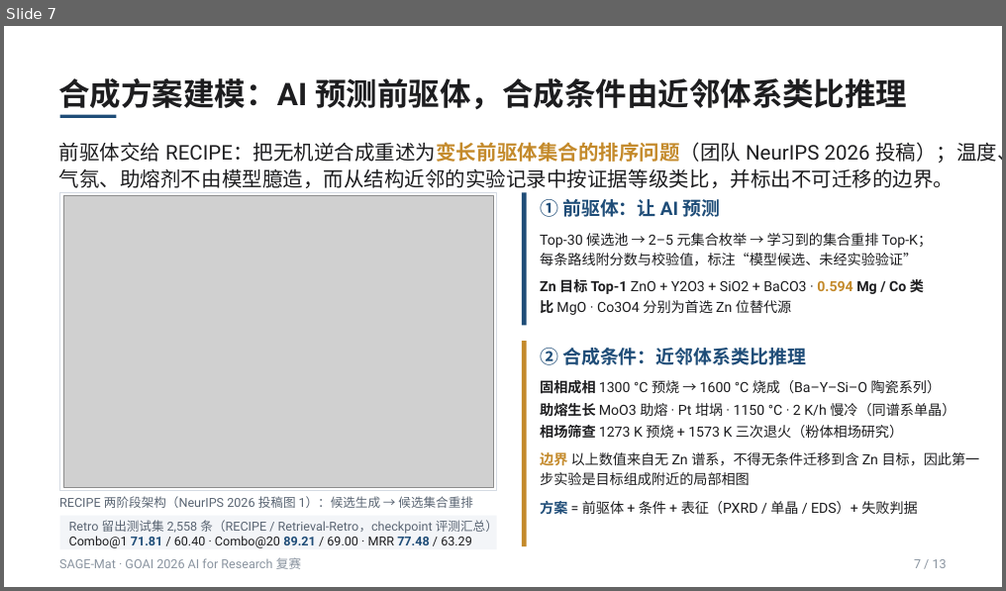
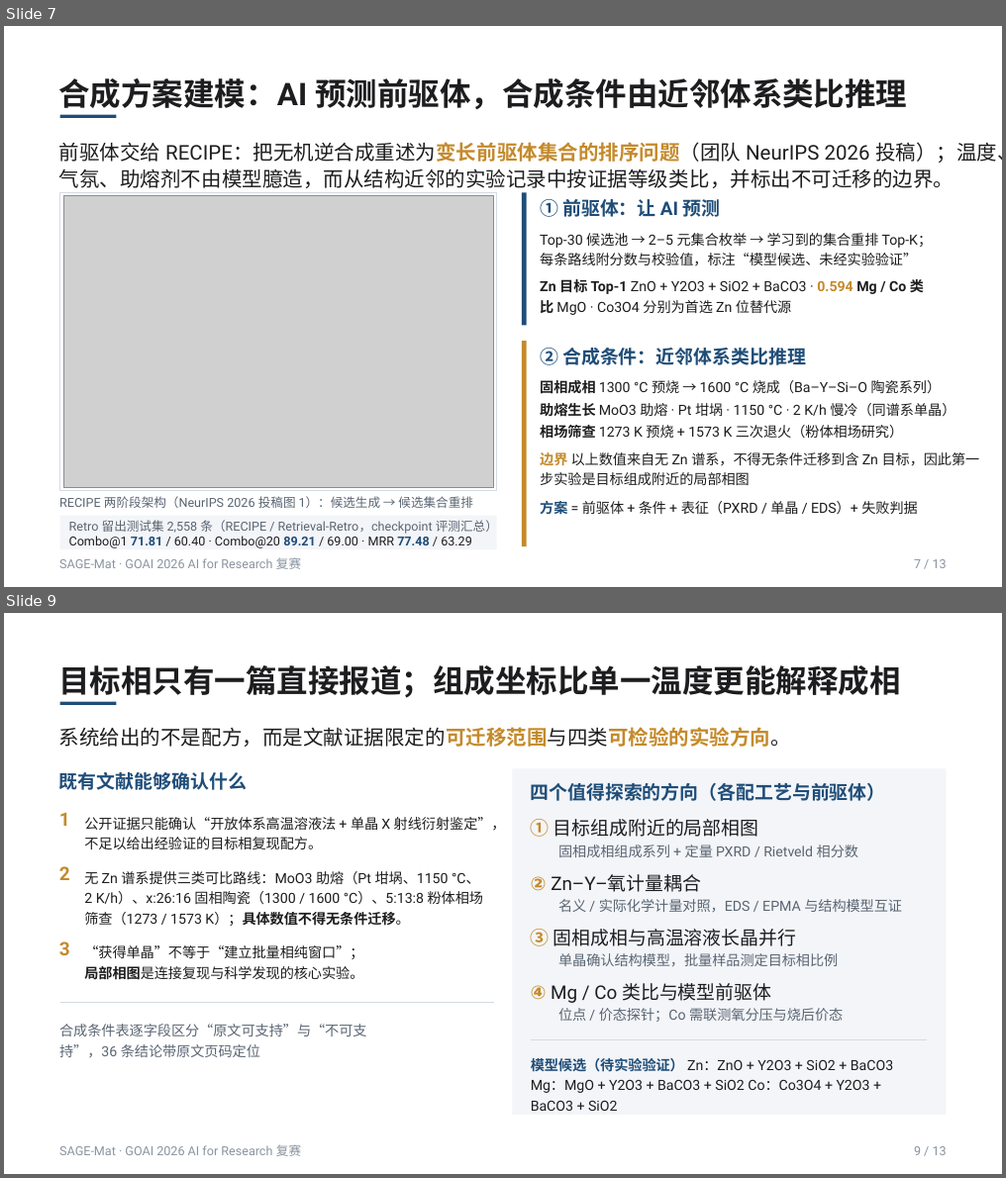
Before and after one commit to asimfish/goai_research, a slide deck: submission/方案说明PPT/SAGE-Mat_复赛方案说明.pptx. Shown one above the other, each under a label of ours: slide 7 before the commit, slides 7 and 9 after it; the slides between them are not shown. The pictures are 1006x591 and 1006x1178 pixels, drawn with LibreOffice and Linux fonts; fonts in the diff are those of the drawing; grey boxes stand for pictures. Boxes give left, top, right and bottom in pixels: in the first picture for what was removed or moved away, otherwise in the second. Text is boxed around its words. In the diff, an @@ line names an element or a change of style, - is before the commit and + after.

```diff
--- a/submission/方案说明PPT/SAGE-Mat_复赛方案说明.pptx
+++ b/submission/方案说明PPT/SAGE-Mat_复赛方案说明.pptx
@@ slide 9 added at [4,613,1002,1174], background #FFFFFF @@
@@ text added at [58,665,900,698], 30 pt, text #1D1D1F, bold @@
+目标相只有一篇直接报道；组成坐标比单一温度更能解释成相
@@ text added at [59,727,791,747], 19.5 pt, text #1D1D1F @@
+系统给出的不是配方，而是文献证据限定的可迁移范围与四类可检验的实验方向。
@@ rectangle added at [60,702,116,705], fill #1F4D78 @@
@@ group added at [59,772,506,1059]: 8 texts, 1 freeform shape @@
+既有文献能够确认什么
+1
+公开证据只能确认“开放体系高温溶液法 + 单晶 X 射线衍射鉴定”，不足以给出经验证的目标相复现配方。
+2
+无 Zn 谱系提供三类可比路线：MoO3 助熔（Pt 坩埚、1150 °C、2 K/h）、x:26:16 固相陶瓷（1300 / 1600 °C）、5:13:8 粉体相场筛查（1273 / 1573 K）；具体数值不得无条件迁移。
+3
+“获得单晶”不等于“建立批量相纯窗口”；局部相图是连接复现与科学发现的核心实验。
+合成条件表逐字段区分“原文可支持”与“不可支持”，36 条结论带原文页码定位
@@ group added at [512,768,945,1115]: 10 texts, 1 rectangle, 1 freeform shape @@
+四个值得探索的方向（各配工艺与前驱体）
+① 目标组成附近的局部相图
+固相成相组成系列 + 定量 PXRD / Rietveld 相分数
+② Zn–Y–氧计量耦合
+名义 / 实际化学计量对照，EDS / EPMA 与结构模型互证
+③ 固相成相与高温溶液长晶并行
+单晶确认结构模型，批量样品测定目标相比例
+④ Mg / Co 类比与模型前驱体
+位点 / 价态探针；Co 需联测氧分压与烧后价态
+模型候选（待实验验证） Zn：ZnO + Y2O3 + SiO2 + BaCO3 Mg：MgO + Y2O3 + BaCO3 + SiO2 Co：Co3O4 + Y2O3 + BaCO3 + SiO2
@@ text added at [59,1146,301,1157], 12 pt, text #8A94A0 @@
+SAGE-Mat · GOAI 2026 AI for Research 复赛
@@ text added at [914,1147,946,1156], 12 pt, text #8A94A0 @@
+9 / 13
```
Also in this commit, not shown: 5 slides changed, 2 other slides added, 3 slides removed, 22 other files.
